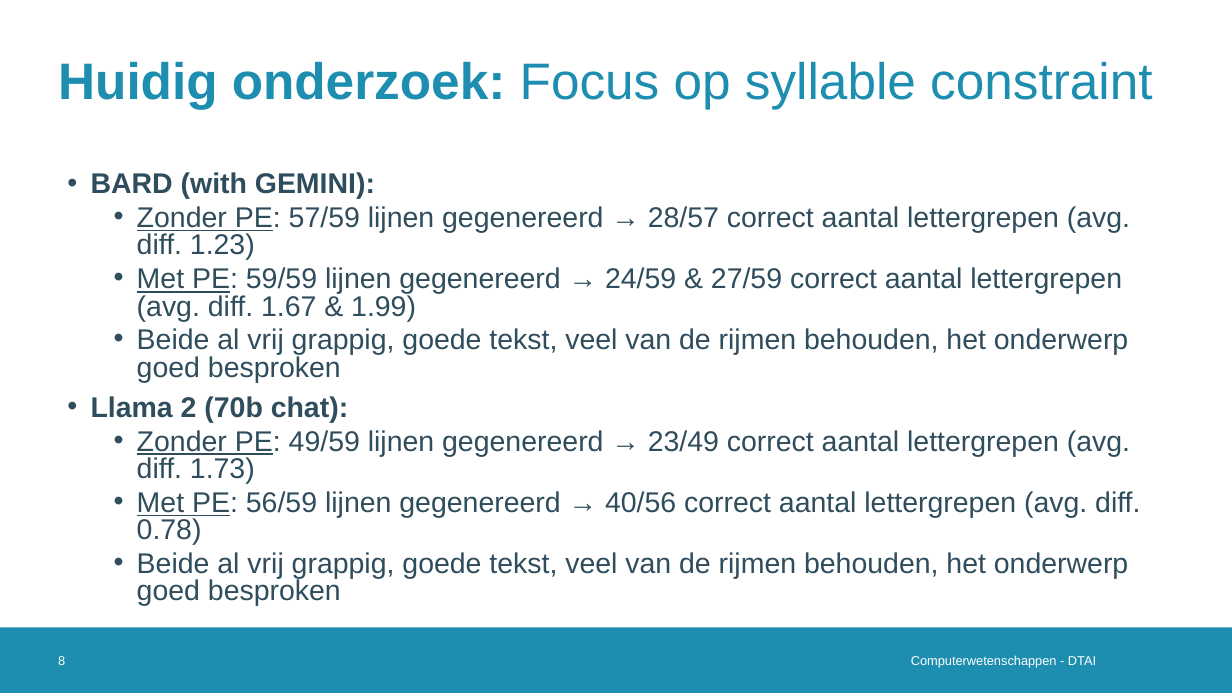
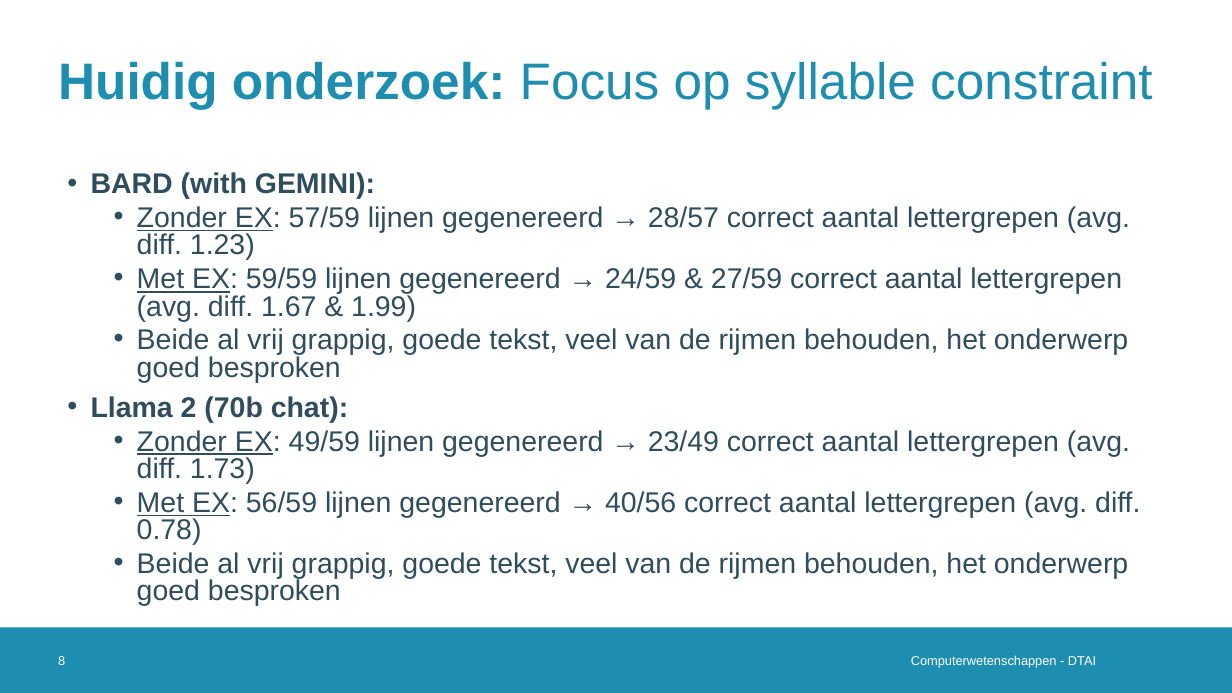
Before and after one commit to Alintermans/Thesis, a slide deck: slide 8 of Presentations/Second Intermediate Presentation/Presentation.pptx. Drawn at 1232x693 pixels with LibreOffice and Linux fonts; fonts in the diff are those of the drawing; background and template pictures are left out. Boxes give left, top, right and bottom in pixels: in the first picture for what was removed or moved away, otherwise in the second. Text is boxed around its words. In the diff, an @@ line names an element or a change of style, - is before the commit and + after.

```diff
--- a/Presentations/Second Intermediate Presentation/Presentation.pptx
+++ b/Presentations/Second Intermediate Presentation/Presentation.pptx
@@ text at (x1=137, y1=206, x2=1130, y2=321): text changed @@
-  • Zonder PE: 57/59 lijnen gegenereerd → 28/57 correct aantal lettergrepen (avg. diff. 1.23)
-  • Met PE: 59/59 lijnen gegenereerd → 24/59 & 27/59 correct aantal lettergrepen (avg. diff. 1.67 & 1.99)
+  • Zonder EX: 57/59 lijnen gegenereerd → 28/57 correct aantal lettergrepen (avg. diff. 1.23)
+  • Met EX: 59/59 lijnen gegenereerd → 24/59 & 27/59 correct aantal lettergrepen (avg. diff. 1.67 & 1.99)
@@ text at (x1=137, y1=430, x2=1140, y2=545): text changed @@
-  • Zonder PE: 49/59 lijnen gegenereerd → 23/49 correct aantal lettergrepen (avg. diff. 1.73)
-  • Met PE: 56/59 lijnen gegenereerd → 40/56 correct aantal lettergrepen (avg. diff. 0.78)
+  • Zonder EX: 49/59 lijnen gegenereerd → 23/49 correct aantal lettergrepen (avg. diff. 1.73)
+  • Met EX: 56/59 lijnen gegenereerd → 40/56 correct aantal lettergrepen (avg. diff. 0.78)
```
Also in this commit, not shown: 8 other slides changed, 2 other files.
